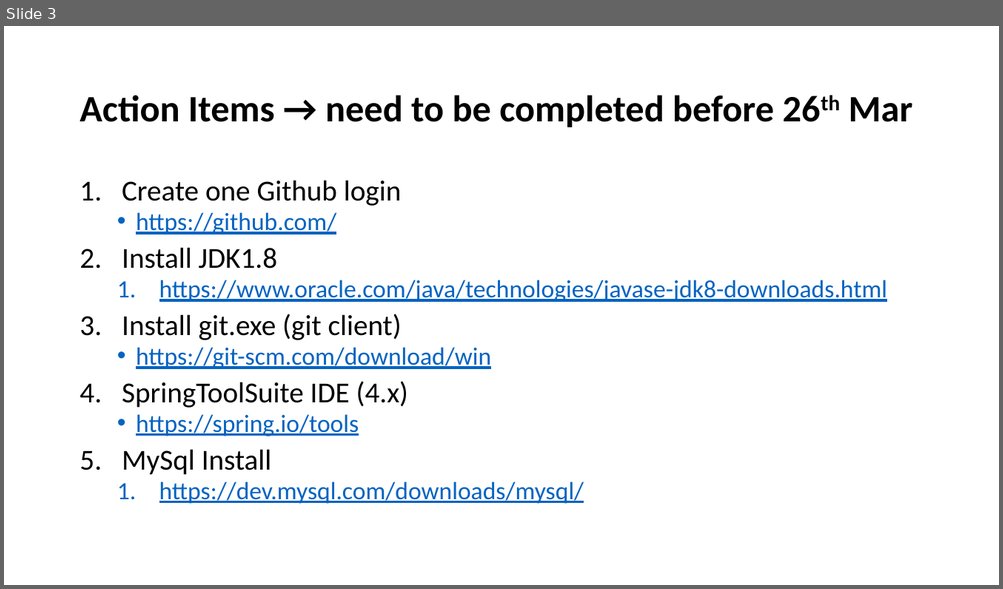
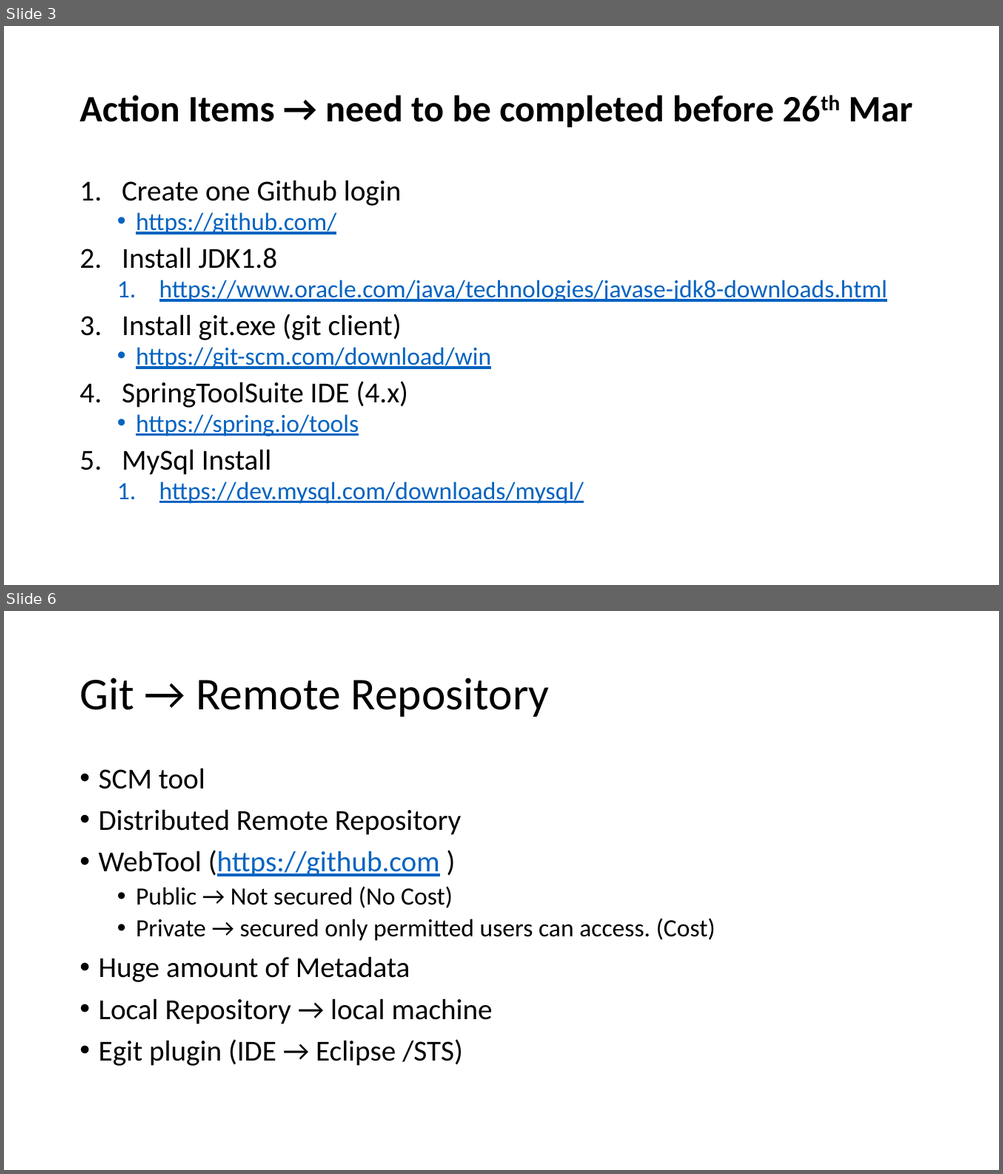
Before and after one commit to Souravpatel/A3_Training, a slide deck: A3 Training - Synchrony.pptx. Shown one above the other, each under a label of ours: slide 3 before the commit, slides 3 and 6 after it; the slides between them are not shown. The pictures are 1003x589 and 1003x1174 pixels, drawn with LibreOffice and Linux fonts; fonts in the diff are those of the drawing. Boxes give left, top, right and bottom in pixels: in the first picture for what was removed or moved away, otherwise in the second. Text is boxed around its words. In the diff, an @@ line names an element or a change of style, - is before the commit and + after.

```diff
--- a/A3 Training - Synchrony.pptx
+++ b/A3 Training - Synchrony.pptx
@@ slide 6 added at (4, 611, 999, 1170), background #FFFFFF @@
@@ title added at (79, 678, 549, 717), 44 pt, text #000000 @@
+Git → Remote Repository
@@ text added at (99, 768, 715, 1066), 28 pt, text #000000 @@
+• SCM tool
+• Distributed Remote Repository
+• WebTool (https://github.com )
+  • Public → Not secured (No Cost)
+  • Private → secured only permitted users can access. (Cost)
+• Huge amount of Metadata
+• Local Repository → local machine
+• Egit plugin (IDE → Eclipse /STS)
```
Also in this commit, not shown: 10 other slides added.
